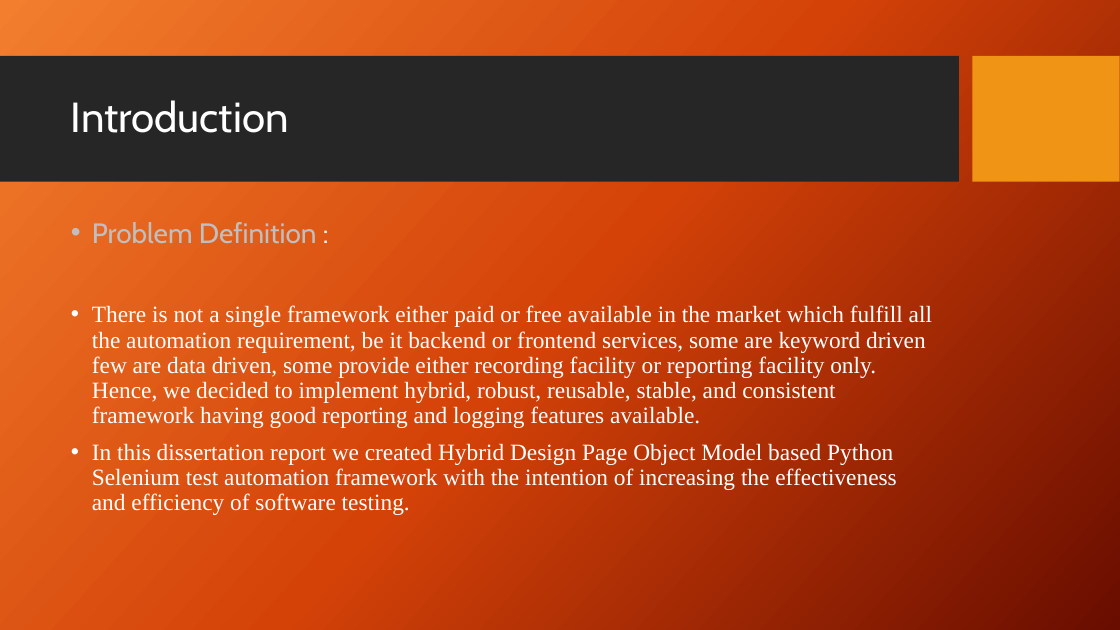
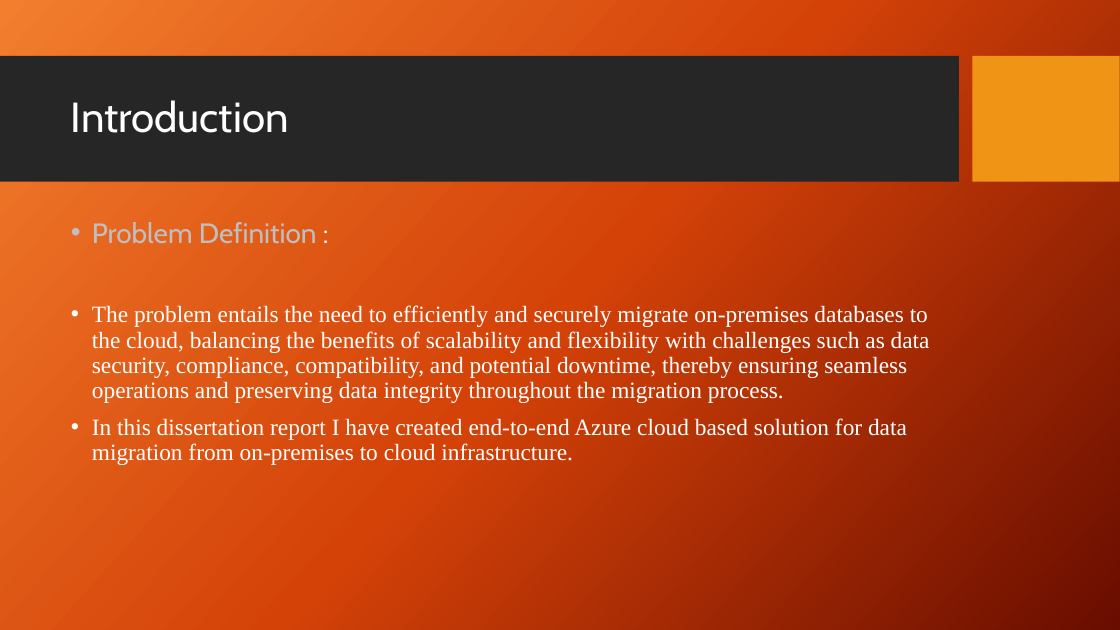
Before and after one commit to ShelkeAkshay-2022mt93331/dissertation, a slide deck: slide 4 of 7_Reports/3_Final_PPT/2022mt93331.pptx. Drawn at 1120x630 pixels with LibreOffice and Linux fonts; fonts in the diff are those of the drawing; background and template pictures are left out. Boxes give left, top, right and bottom in pixels: in the first picture for what was removed or moved away, otherwise in the second. Text is boxed around its words. In the diff, an @@ line names an element or a change of style, - is before the commit and + after.

```diff
--- a/7_Reports/3_Final_PPT/2022mt93331.pptx
+++ b/7_Reports/3_Final_PPT/2022mt93331.pptx
@@ text at [92, 305, 930, 465]: text changed @@
-• There is not a single framework either paid or free available in the market which fulfill all the automation requirement, be it backend or frontend services, some are keyword driven few are data driven, some provide either recording facility or reporting facility only. Hence, we decided to implement hybrid, robust, reusable, stable, and consistent framework having good reporting and logging features available.
-• In this dissertation report we created Hybrid Design Page Object Model based Python Selenium test automation framework with the intention of increasing the effectiveness and efficiency of software testing.
+• The problem entails the need to efficiently and securely migrate on-premises databases to the cloud, balancing the benefits of scalability and flexibility with challenges such as data security, compliance, compatibility, and potential downtime, thereby ensuring seamless operations and preserving data integrity throughout the migration process.
+• In this dissertation report I have created end-to-end Azure cloud based solution for data migration from on-premises to cloud infrastructure.
```
Also in this commit, not shown: 9 other slides changed, 6 slides added, 5 other files.
